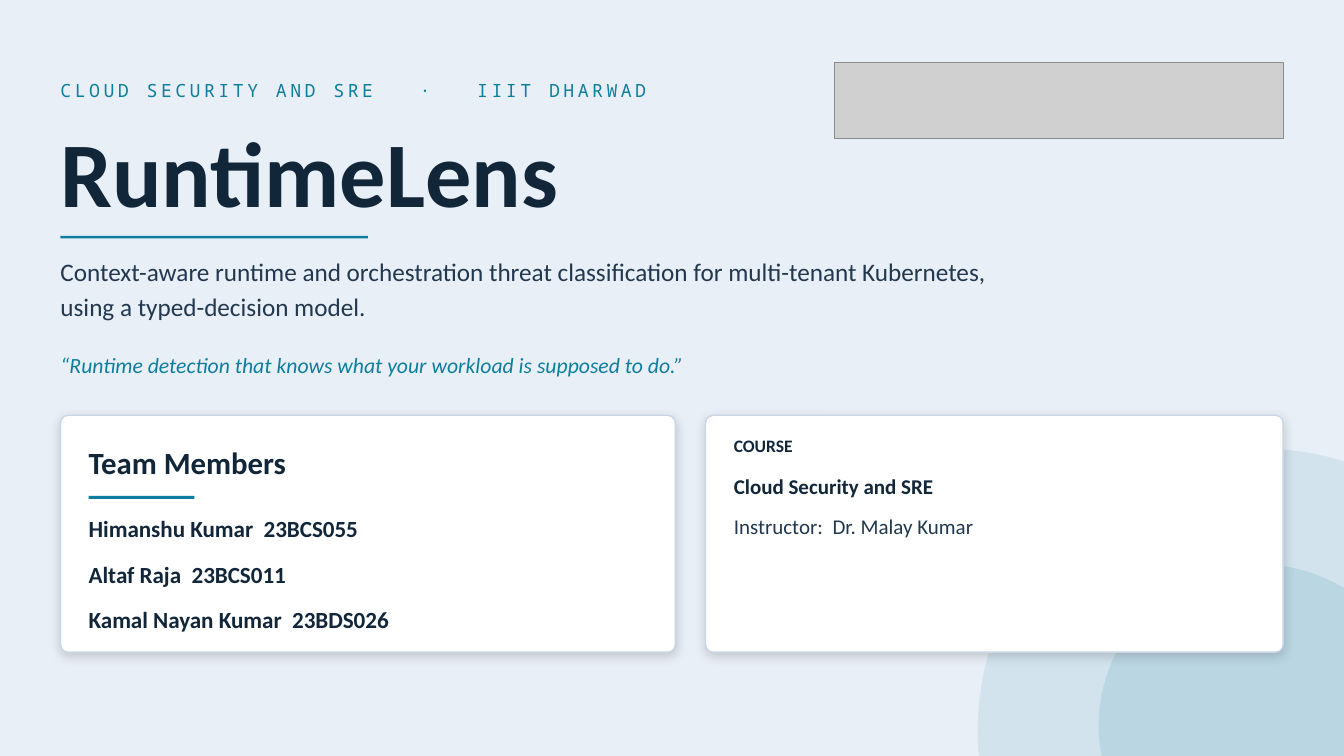
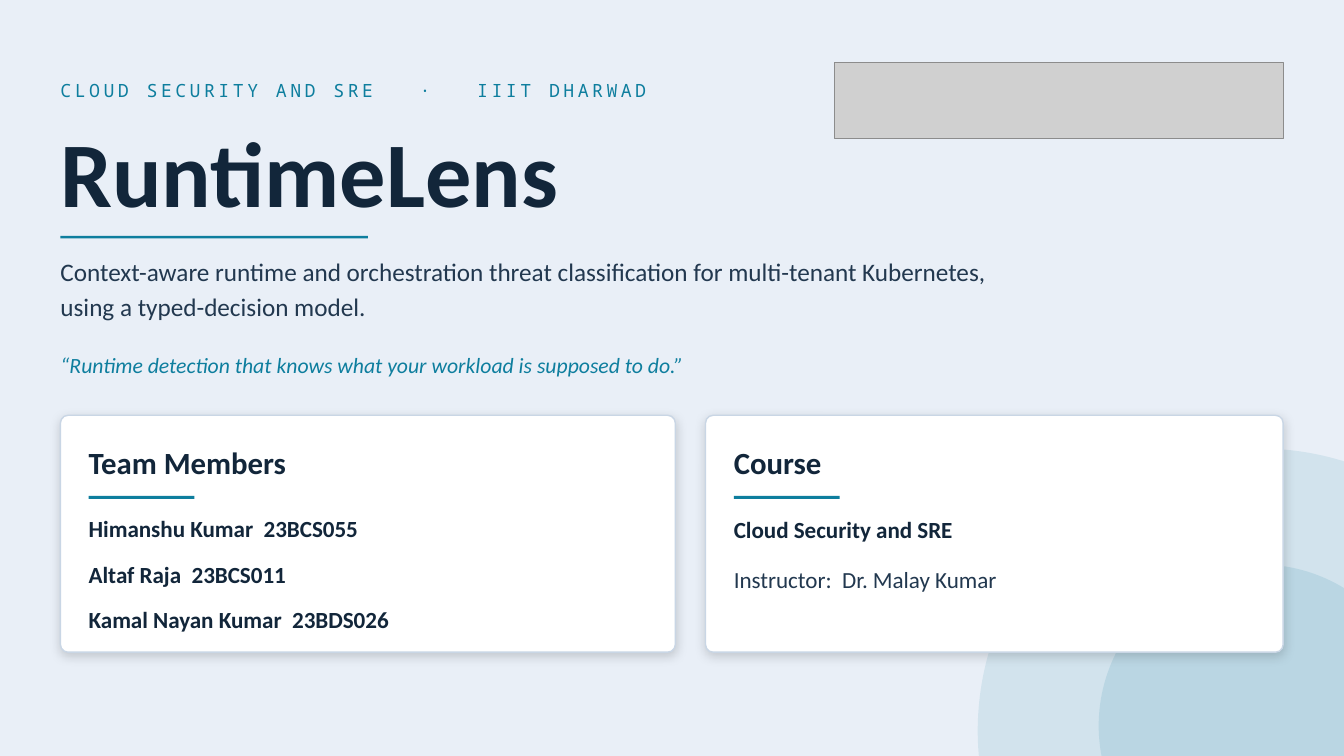
Before and after one commit to himanshukumar19/RuntimeLens, a slide deck: slide 1 of final_presentation.pptx. Drawn at 1344x756 pixels with LibreOffice and Linux fonts; fonts in the diff are those of the drawing; grey boxes stand for pictures. Boxes give left, top, right and bottom in pixels: in the first picture for what was removed or moved away, otherwise in the second. Text is boxed around its words. In the diff, an @@ line names an element or a change of style, - is before the commit and + after.

Commit message:
docs(deck): match Course card to Team Members style on cover
22pt bold 'Course' heading with cyan underline, same card geometry
and body size as the Team Members card. Review: docs/reviews/course-deck-2.md

```diff
--- a/final_presentation.pptx
+++ b/final_presentation.pptx
@@ text at [734,454,822,475]: text changed; size 12.5 to 22 pt @@
-COURSE
+Course
@@ rectangle added at [734,496,840,499], fill #0E7E9E @@
@@ text "Cloud Security and SRE": place and size @@
-text "Cloud Security and SRE" at [734,479,973,538]
+text "Cloud Security and SRE" at [734,521,996,592]
@@ text "Cloud Security and SRE" at [734,521,996,592]: size 15 to 16.5 pt; line spacing 1.15 to 1.2; more space between paragraphs @@
```
Also in this commit, not shown: 3 other files.
